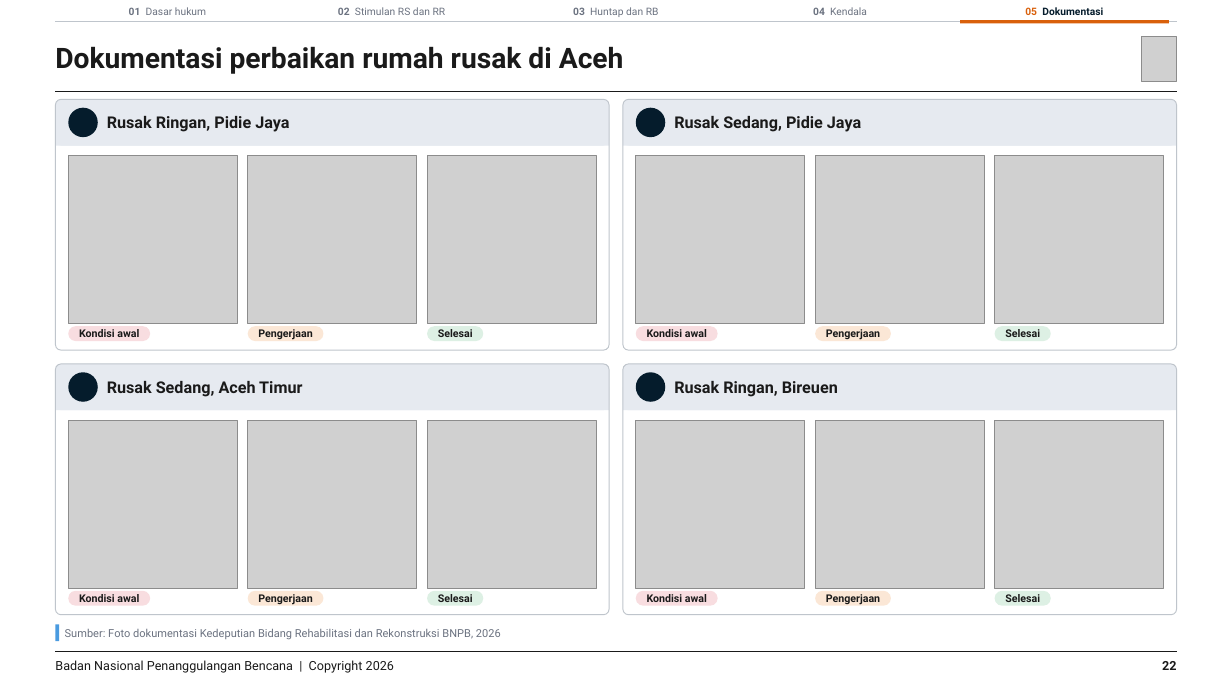
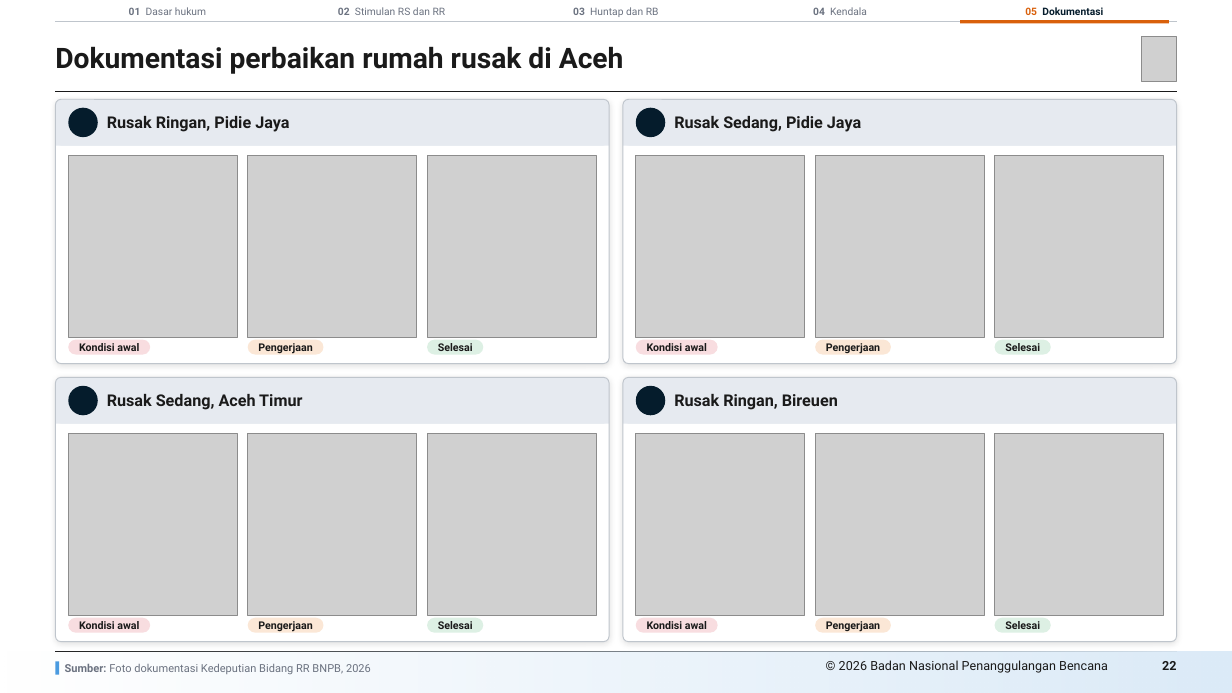
Before and after one commit to terasurbannetwork/poskokarhutla, a slide deck: slide 22 of docs/deck-bnpb/Progres Perumahan RR Sumatera 271026/Progres Perumahan RR Sumatera 271026.pptx. Drawn at 1232x693 pixels with LibreOffice and Linux fonts; fonts in the diff are those of the drawing; grey boxes stand for pictures; background and template pictures are left out. Boxes give left, top, right and bottom in pixels: in the first picture for what was removed or moved away, otherwise in the second. Text is boxed around its words. In the diff, an @@ line names an element or a change of style, - is before the commit and + after.

```diff
--- a/docs/deck-bnpb/Progres Perumahan RR Sumatera 271026/Progres Perumahan RR Sumatera 271026.pptx
+++ b/docs/deck-bnpb/Progres Perumahan RR Sumatera 271026/Progres Perumahan RR Sumatera 271026.pptx
@@ rounded rectangle: place and size @@
-rounded rectangle at [55, 99, 609, 349]
+rounded rectangle at [55, 99, 609, 363]
@@ rounded rectangle: place and size @@
-rounded rectangle at [55, 99, 609, 349]
+rounded rectangle at [55, 99, 609, 363]
@@ rounded rectangle: place and size @@
-rounded rectangle at [623, 99, 1177, 349]
+rounded rectangle at [623, 99, 1177, 363]
@@ rounded rectangle: place and size @@
-rounded rectangle at [623, 99, 1177, 349]
+rounded rectangle at [623, 99, 1177, 363]
@@ picture: place and size @@
-picture at [68, 156, 238, 324]
+picture at [68, 156, 238, 337]
@@ picture: place and size @@
-picture at [248, 156, 417, 324]
+picture at [248, 156, 417, 337]
@@ picture: place and size @@
-picture at [427, 156, 596, 324]
+picture at [427, 156, 596, 337]
@@ picture: place and size @@
-picture at [636, 156, 805, 324]
+picture at [636, 156, 805, 337]
@@ picture: place and size @@
-picture at [815, 156, 984, 324]
+picture at [815, 156, 984, 337]
@@ picture: place and size @@
-picture at [994, 156, 1164, 324]
+picture at [994, 156, 1164, 337]
@@ rounded rectangle: place and size @@
-rounded rectangle at [55, 364, 609, 615]
+rounded rectangle at [55, 377, 609, 641]
@@ rounded rectangle: place and size @@
-rounded rectangle at [55, 364, 609, 615]
+rounded rectangle at [55, 377, 609, 641]
@@ 8 rounded rectangles, 2 texts, 2 rectangles, 2 ellipses: place and size @@
-8 rounded rectangles, 2 texts, 2 rectangles, 2 ellipses at [55, 326, 1177, 410]
+8 rounded rectangles, 2 texts, 2 rectangles, 2 ellipses at [55, 340, 1177, 423]
@@ shadow on; proportions changed in 4 elements at [55, 99, 609, 363], [623, 99, 1177, 363], [55, 377, 609, 641], [623, 377, 1177, 641] @@
@@ proportions changed in 4 elements at [55, 99, 609, 363], [623, 99, 1177, 363], [55, 377, 609, 641], [623, 377, 1177, 641] @@
@@ rounded rectangle: place and size @@
-rounded rectangle at [623, 364, 1177, 615]
+rounded rectangle at [623, 377, 1177, 641]
@@ rounded rectangle: place and size @@
-rounded rectangle at [623, 364, 1177, 615]
+rounded rectangle at [623, 377, 1177, 641]
@@ picture: place and size @@
-picture at [68, 421, 238, 589]
+picture at [68, 434, 238, 616]
@@ picture: place and size @@
-picture at [248, 421, 417, 589]
+picture at [248, 434, 417, 616]
@@ picture: place and size @@
-picture at [427, 421, 596, 589]
+picture at [427, 434, 596, 616]
@@ picture: place and size @@
-picture at [636, 421, 805, 589]
+picture at [636, 434, 805, 616]
@@ picture: place and size @@
-picture at [815, 421, 984, 589]
+picture at [815, 434, 984, 616]
@@ picture: place and size @@
-picture at [994, 421, 1164, 589]
+picture at [994, 434, 1164, 616]
@@ 6 rounded rectangles: place and size @@
-6 rounded rectangles at [68, 591, 1051, 605]
+6 rounded rectangles at [68, 618, 1051, 633]
@@ rectangle added at [0, 652, 1232, 693], fill gradient #DCEBF8 @@
@@ rectangle: place and size @@
-rectangle at [55, 625, 59, 641]
+rectangle at [55, 662, 59, 675]
@@ text at [65, 664, 371, 674]: text changed @@
-Sumber: Foto dokumentasi Kedeputian Bidang Rehabilitasi dan Rekonstruksi BNPB, 2026
+Sumber: Foto dokumentasi Kedeputian Bidang RR BNPB, 2026
@@ text at [839, 660, 1108, 673]: text changed @@
-Badan Nasional Penanggulangan Bencana | Copyright 2026
+© 2026 Badan Nasional Penanggulangan Bencana
```
Also in this commit, not shown: 25 other slides changed, 1 other file.
